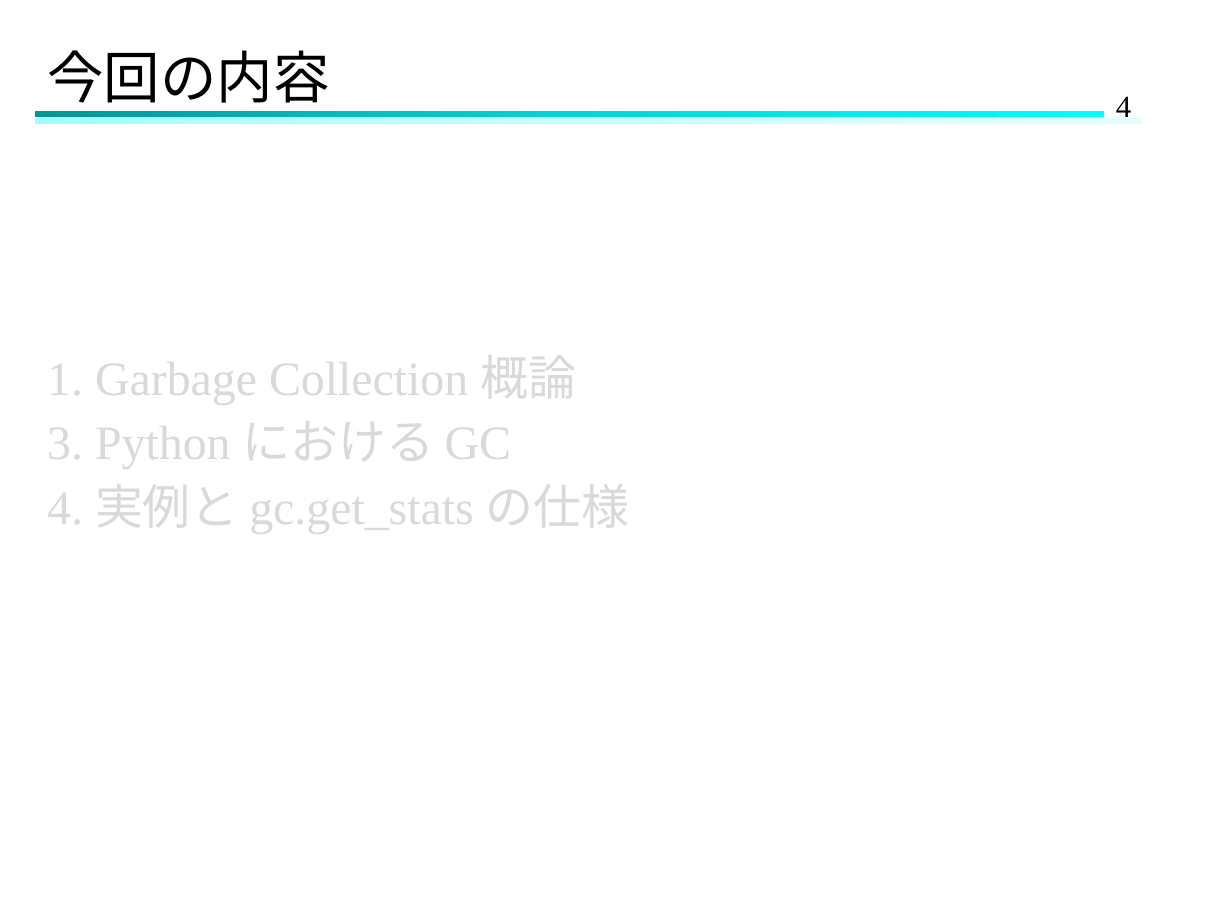
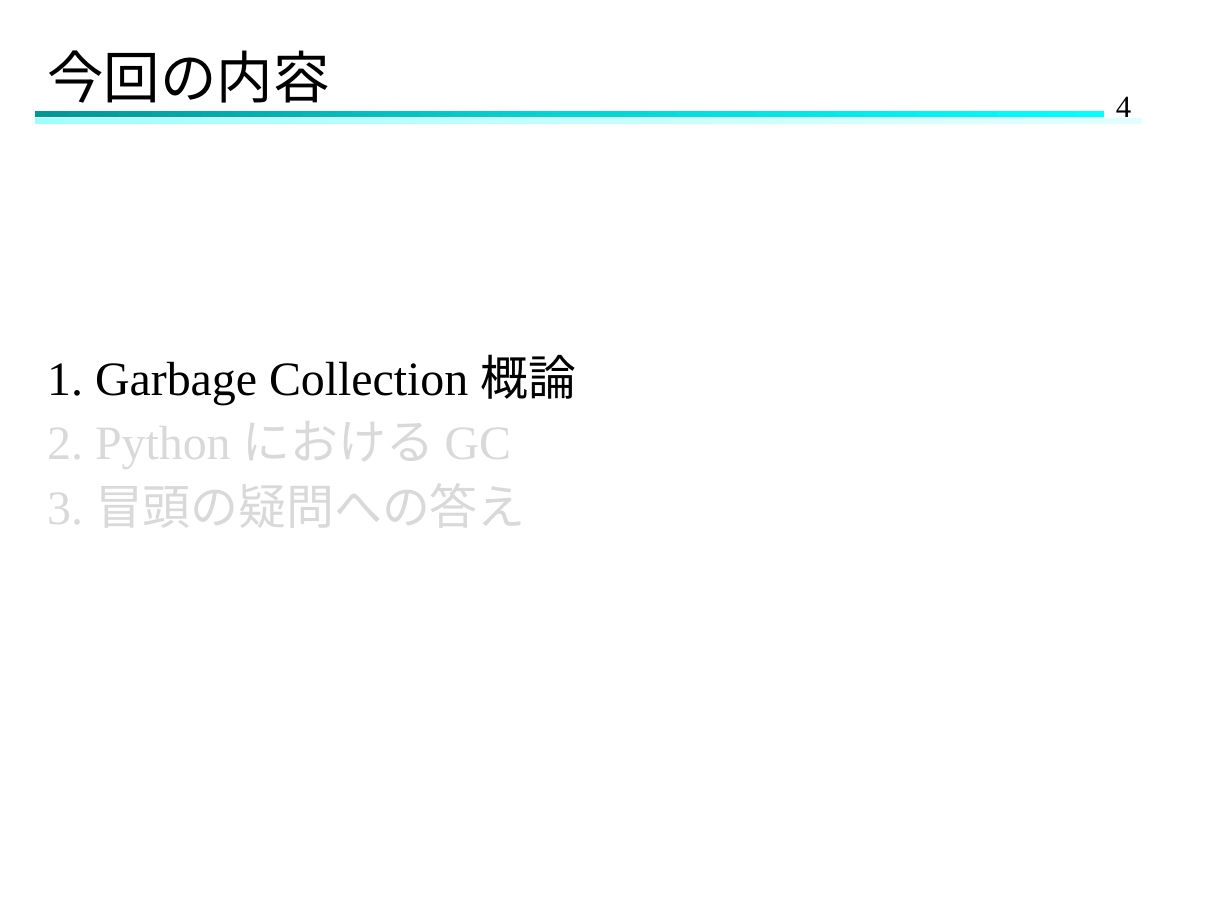
Before and after one commit to Hinata-Mikami/HinataMikami, a slide deck: slide 4 of 研究室関連/ゼミ/2024.11.27ゼミ.pptx. Drawn at 1232x924 pixels with LibreOffice and Linux fonts; fonts in the diff are those of the drawing. Boxes give left, top, right and bottom in pixels: in the first picture for what was removed or moved away, otherwise in the second. Text is boxed around its words. In the diff, an @@ line names an element or a change of style, - is before the commit and + after.

```diff
--- a/研究室関連/ゼミ/2024.11.27ゼミ.pptx
+++ b/研究室関連/ゼミ/2024.11.27ゼミ.pptx
@@ text at <box>47,354,576,405</box>: text colour #D9D9D9 to #000000 in "1. Garbage Collection 概論" @@
@@ text at <box>47,404,526,538</box>: text changed @@
-3. Python における GC
-4. 実例と gc.get_stats の仕様
+2. Python における GC
+3. 冒頭の疑問への答え
```
Also in this commit, not shown: 20 other slides changed, 7 slides added.
